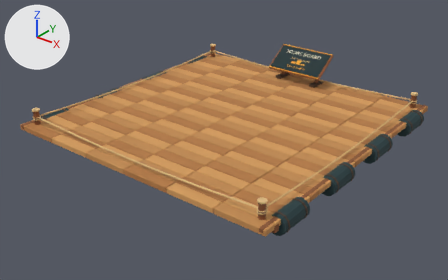
A saved change to the Blender file design/raft/starting-raft.blend.
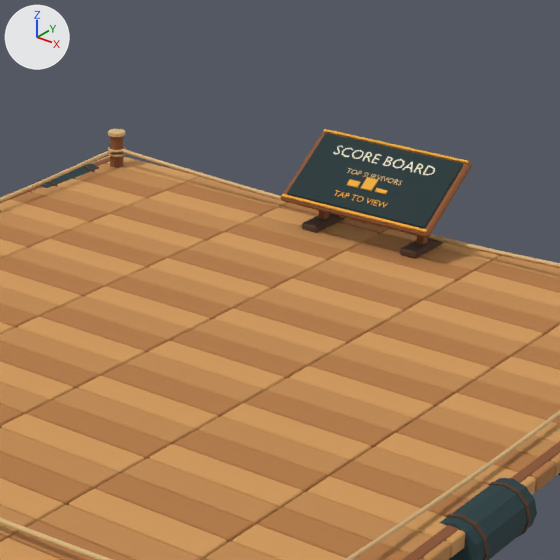
Each version is shown whole from a 50 mm lens placed at (28.98, -37.12, 20.52), pointed at (0.3, -1.27, -1.7), then close up on the part from 39% to 81% of the width and 0% to 68% of the height. Arrows for +X, +Y and +Z are at upper left; the lights stay in place. The first two pictures are the older version.

Names of what the first close-up shows: 'raft-scoreboard', 'starting-raft'.
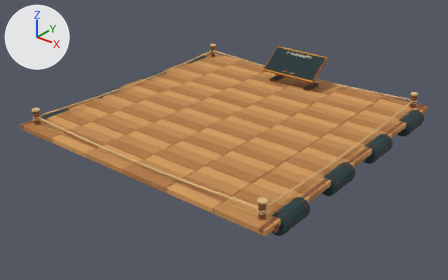
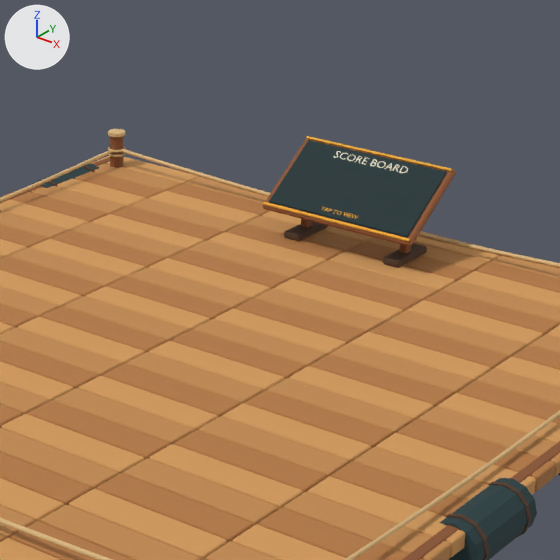
Where the change shows, as pixel boxes [x1, y1, x2, y2] in the close-ups (560 x 560 px; the box of a moved part takes in the faces that stretch with it):
'raft-scoreboard', reshaped, moved: before [281, 129, 472, 259]; after [263, 136, 456, 268]
part 1 of me_cube_149, moved or reshaped: before [423, 165, 435, 175]; after [399, 166, 408, 173]
part 2 of me_cube_149, moved or reshaped: before [414, 163, 423, 174]; after [392, 164, 399, 172]
part 3 of me_cube_149, moved or reshaped: before [402, 162, 413, 172]; after [384, 163, 392, 170]
part 4 of me_cube_149, moved or reshaped: before [393, 159, 405, 168]; after [377, 161, 386, 168]
part 5 of me_cube_149, moved or reshaped: before [383, 156, 393, 166]; after [370, 159, 377, 166]
part 6 of me_cube_149, moved or reshaped: before [371, 154, 382, 164]; after [361, 157, 369, 165]
part 7 of me_cube_149, moved or reshaped: before [362, 152, 372, 162]; after [355, 156, 362, 163]
part 8 of me_cube_149, moved or reshaped: before [352, 150, 364, 159]; after [347, 154, 356, 161]
part 9 of me_cube_149, deleted: before [334, 150, 427, 207]
part 10 of me_cube_149, added: after [321, 207, 358, 218]

The change, as a list of edits to the scene's bpy script:
```text
Change me_cube_149:
    used by ob_raft_scoreboard; location = (0.0, 10.5, 0.0)
    remove me_cube_149.from_pydata(...)  # 2032 vertices, 1512 faces; spans x -2.75..2.75, y -1.27..1.25, z 0.0..2.81
    add me_cube_149.from_pydata(...)  # 1272 vertices, 970 faces; spans x -2.75..2.75, y -1.27..1.25, z 0.0..2.81
    me_cube_149 part 1: the loose piece of 14 vertices spanning x 1.49..1.84, y 0.35..0.66, z 2.31..2.53 is scaled about its middle by 0.727, then moved by (-0.45, 0.21, 0.15)
    me_cube_149 part 2: the loose piece of 24 vertices spanning x 1.16..1.45, y 0.35..0.66, z 2.31..2.53 is scaled about its middle by 0.727, then moved by (-0.36, 0.21, 0.15)
    me_cube_149 part 3: the loose piece of 11 vertices spanning x 0.75..1.12, y 0.35..0.66, z 2.31..2.53 is scaled about its middle by 0.727, then moved by (-0.26, 0.21, 0.15)
    me_cube_149 part 4: the loose piece of 16 vertices spanning x 0.32..0.73, y 0.35..0.66, z 2.31..2.53 is scaled about its middle by 0.727, then moved by (-0.14, 0.21, 0.15)
    me_cube_149 part 5: the loose piece of 26 vertices spanning x 0.03..0.29, y 0.35..0.66, z 2.31..2.53 is scaled about its middle by 0.727, then moved by (-0.04, 0.21, 0.15)
    me_cube_149 part 6: the loose piece of 12 vertices spanning x -0.4..-0.18, y 0.35..0.66, z 2.31..2.53 is scaled about its middle by 0.727, then moved by (0.08, 0.21, 0.15)
    me_cube_149 part 7: the loose piece of 24 vertices spanning x -0.73..-0.44, y 0.35..0.66, z 2.31..2.53 is scaled about its middle by 0.727, then moved by (0.16, 0.21, 0.15)
    me_cube_149 part 8: the loose piece of 16 vertices spanning x -1.2..-0.79, y 0.35..0.66, z 2.31..2.53 is scaled about its middle by 0.727, then moved by (0.27, 0.21, 0.15)
    me_cube_149 part 9: 79 loose pieces with 1244 vertices, spanning x -1.59..1.84, y -0.9..0.67, z 1.43..2.53, are deleted
    me_cube_149 part 10: 380 vertices added at x -0.67..0.68, y -1.06..-0.93, z 1.32..1.41
    other edits to the shape of me_cube_149 do not show in these pictures
Change ob_raft_scoreboard:
    ob_raft_scoreboard.location: (0.0, 10.5, 0.0) -> (0.0, 9.5, 0.0)
```
